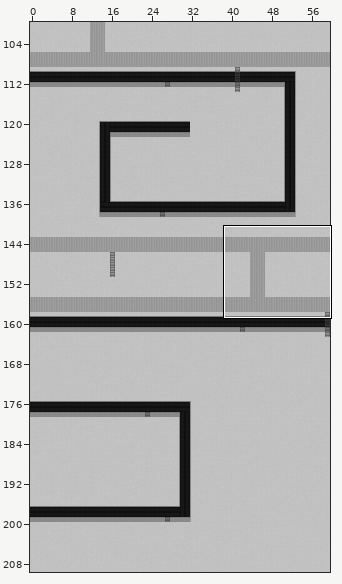
Level history. Tiled map (JSON): main/resources/worlds/FactoryFloor.json. Above: a wide view before the commit, with the close-up outlined.
Close-up. Before:
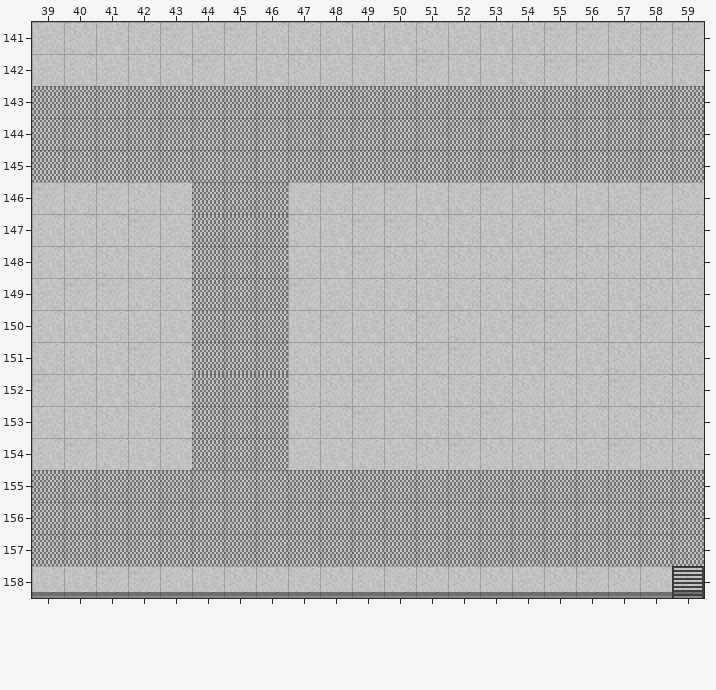
Cells are 16x16 px. Shown: x 39..59, y 141..158. The commit also changed other parts of the map, which this record leaves out.
The result:
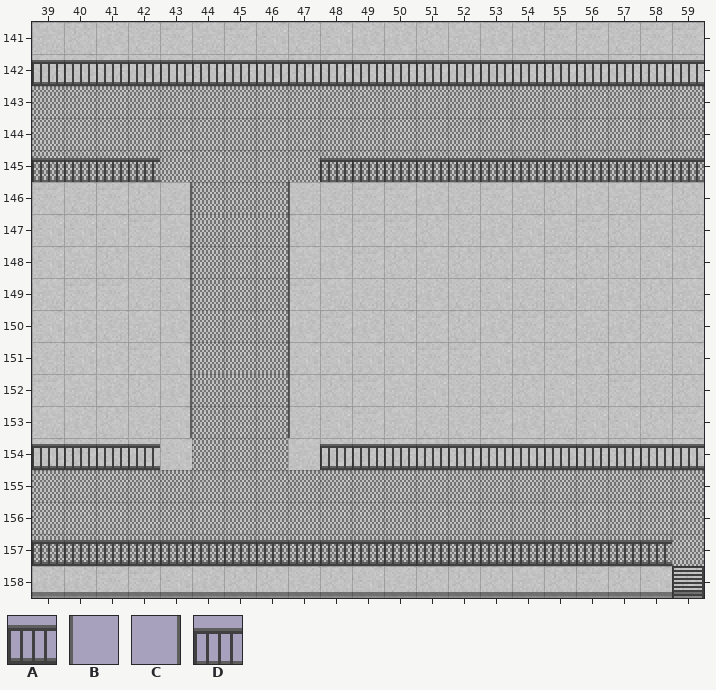
Key: from "Cat": A 49, B 64, C 68, D 82.
_ is an empty cell, . an unchanged one.
Tiles of an added or newly shown layer are drawn over the layers below it.
Changes in this commit:
--- layer "Rails" (added)
@@ x 39..59 @@
-142 _____________________
+142 AAAAAAAAAAAAAAAAAAAAA
@@ x 39..59 @@
-145 ____.....____________
-146 ...._..._............
-147 ...._..._............
-148 ...._..._............
-149 ...._..._............
-150 ...._..._............
-151 ...._..._............
-152 ...._..._............
-153 ...._..._............
-154 ____.....____________
+145 DDDD.....DDDDDDDDDDDD
+146 ....C...B............
+147 ....C...B............
+148 ....C...B............
+149 ....C...B............
+150 ....C...B............
+151 ....C...B............
+152 ....C...B............
+153 ....C...B............
+154 AAAA.....AAAAAAAAAAAA
@@ x 39..58 @@
-157 ____________________
+157 AAAAAAAAAAAAAAAAAAAA
Pixel boxes of the changes (left, top, right, bottom) in both close-ups:
added: (32, 60, 704, 86)
added: (32, 158, 192, 470)
added: (288, 158, 704, 470)
added: (32, 540, 672, 566)
